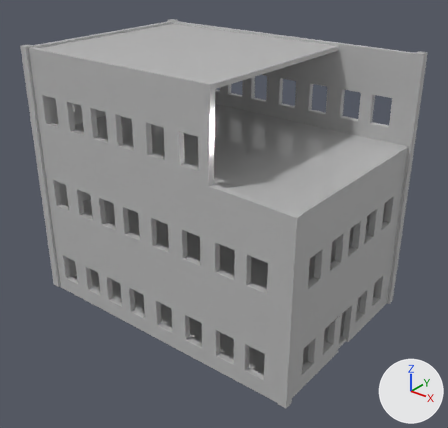
A saved change to the FBX model BloodEdge/Assets/Models/Buildings/first building.fbx.
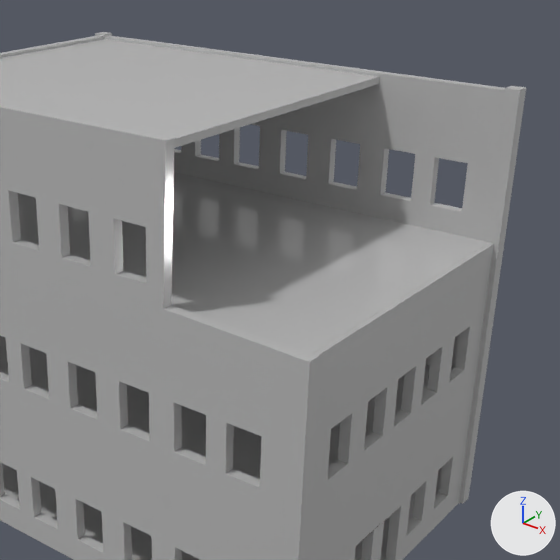
There are two pictures of each version: one whole from a 50 mm camera at (17.9, -22.0, 18.5) aimed at (0.6, -0.4, 5.1), one close up on the part from 25% to 100% of the width and 0% to 79% of the height. Every picture has the same lights, and +X, +Y and +Z are marked at lower right. Where no turn or scale is listed for an object, it has been applied to the vertices.

The first close-up shows 'first_floor', 'front_wall', 'ground_floor', 'left_wall', 'left_wall2', 'pCube3', 'pCube4', 'roof', 'second_floor'.
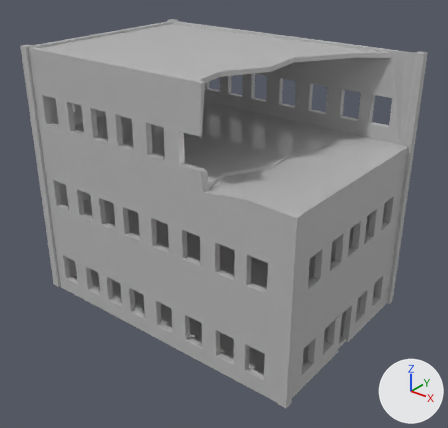
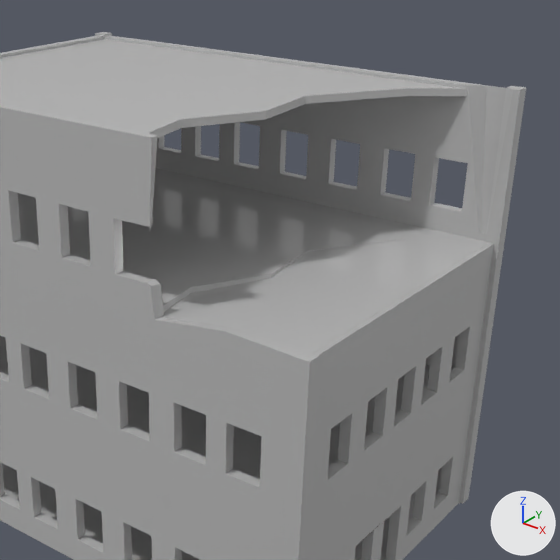
Commit message: new buildings

Where the newer file only moved an object's origin or applied its transform, the numbers keep the older frame.

Boxes (x1, y1, x2, y2) around the edits, measured in the close-ups (560 x 560 px):
'second_floor', reshaped, rescaled
    before: (18, 172, 489, 353)
    after: (18, 168, 489, 353)
'roof', reshaped, moved, rescaled
    before: (0, 39, 379, 148)
    after: (0, 39, 467, 138)
part 1 of me_mesh_007, built on
    both: (124, 133, 217, 331)

The change, as a diff of the scene's bpy script:
```diff
--- a/BloodEdge/Assets/Models/Buildings/first building.fbx.py
+++ b/BloodEdge/Assets/Models/Buildings/first building.fbx.py
@@ me_mesh_002 @@
 # used by ob_second_floor; location = (0.0, 0.0, 8.6); rotation_euler = (1.571, 0.0, 0.0), in degrees (90, 0, 0); scale = (0.147, 0.002, 0.097)
-me_mesh_002.from_pydata(...)  # 8 vertices, 6 faces; spans x -50.0..50.0, y -50.0..50.0, z -50.0..50.0
+me_mesh_002.from_pydata(...)  # 24 vertices, 16 faces; spans x -735.0..735.0, y -10.0..10.0, z -485.0..485.0
+# me_mesh_002 part 2: the whole mesh is rebuilt
 me_mesh_002.materials.append(mat_aistandardsurface1)
@@ me_mesh_003 @@
 # used by ob_roof; location = (-1.99, 0.0, 12.71); rotation_euler = (1.571, 0.0, 0.0), in degrees (90, 0, 0); scale = (0.109, 0.002, 0.097)
-me_mesh_003.from_pydata(...)  # 8 vertices, 6 faces; spans x -50.0..50.0, y -50.0..50.0, z -50.0..50.0
+me_mesh_003.from_pydata(...)  # 28 vertices, 16 faces; spans x -693.2..687.1, y -10.0..10.0, z -485.0..485.0
+# me_mesh_003 part 3: the whole mesh is rebuilt
 me_mesh_003.materials.append(mat_aistandardsurface1)
@@ me_mesh_007 @@
 # used by ob_left_wall2; location = (0.0, -4.85, 6.45)
-me_mesh_007.from_pydata(...)  # 191 vertices, 102 faces; spans x -7.5..7.5, y -0.2..0.2, z -6.4..6.4
+me_mesh_007.from_pydata(...)  # 201 vertices, 108 faces; spans x -7.5..7.5, y -0.2..0.2, z -6.4..6.4
+# me_mesh_007 part 1
+# 2 vertices are removed from x 3.0..3.6, y -0.1..0.2, z 4.3..6.4
+# 9 faces are deleted
+# 5 vertices move from x 3.5..3.6, y -0.1..0.2, z 2.4..6.4 to x 3.1..5.4, y -0.1..0.2, z 2.4..6.4
+# 12 vertices are added at x 2.7..3.3, y -0.1..0.2, z 2.1..6.4
+# 15 new faces join them
 me_mesh_007.materials.append(mat_aistandardsurface1)
@@ ob_second_floor @@
 ob_second_floor.rotation_euler = (1.571, 0.0, 0.0)  # degrees (90, 0, 0)
-ob_second_floor.scale = (0.147, 0.002, 0.097)
+ob_second_floor.scale = (0.01, 0.01, 0.01)
@@ ob_roof @@
 ob_roof = bpy.data.objects.new('roof', me_mesh_003)
-ob_roof.location = (-1.99, 0.0, 12.71)
+ob_roof.location = (-0.5, 0.0, 12.71)
 ob_roof.rotation_euler = (1.571, 0.0, 0.0)  # degrees (90, 0, 0)
-ob_roof.scale = (0.109, 0.002, 0.097)
+ob_roof.scale = (0.01, 0.01, 0.01)
```
